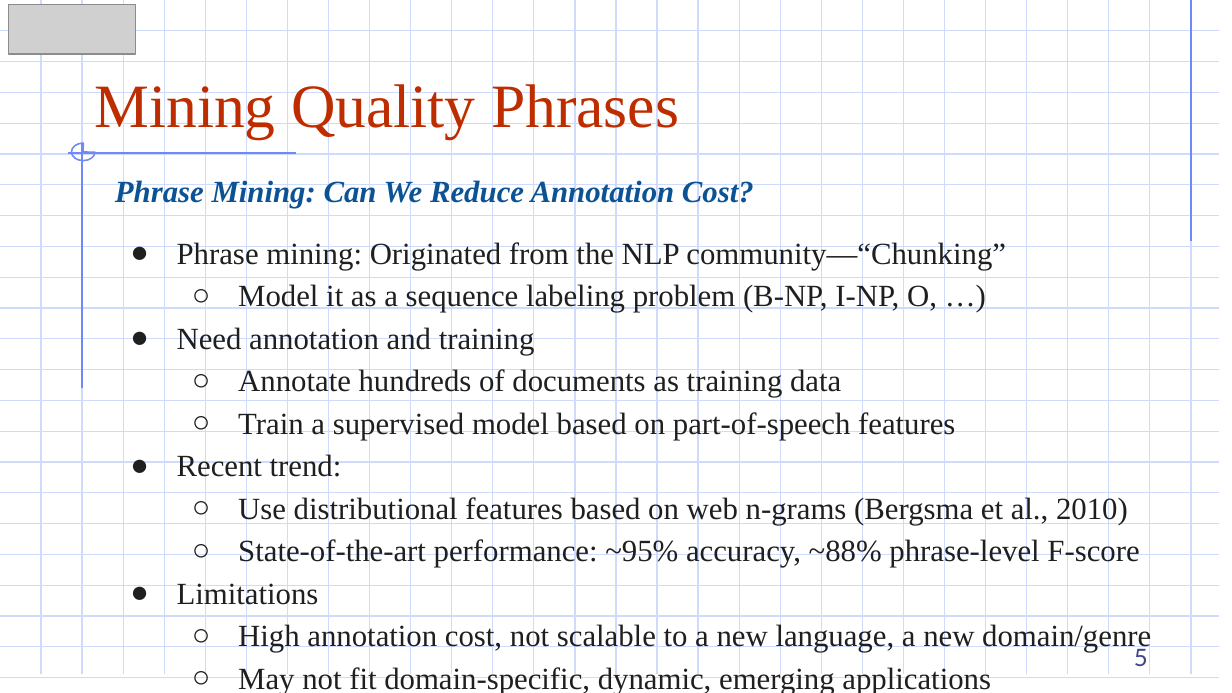
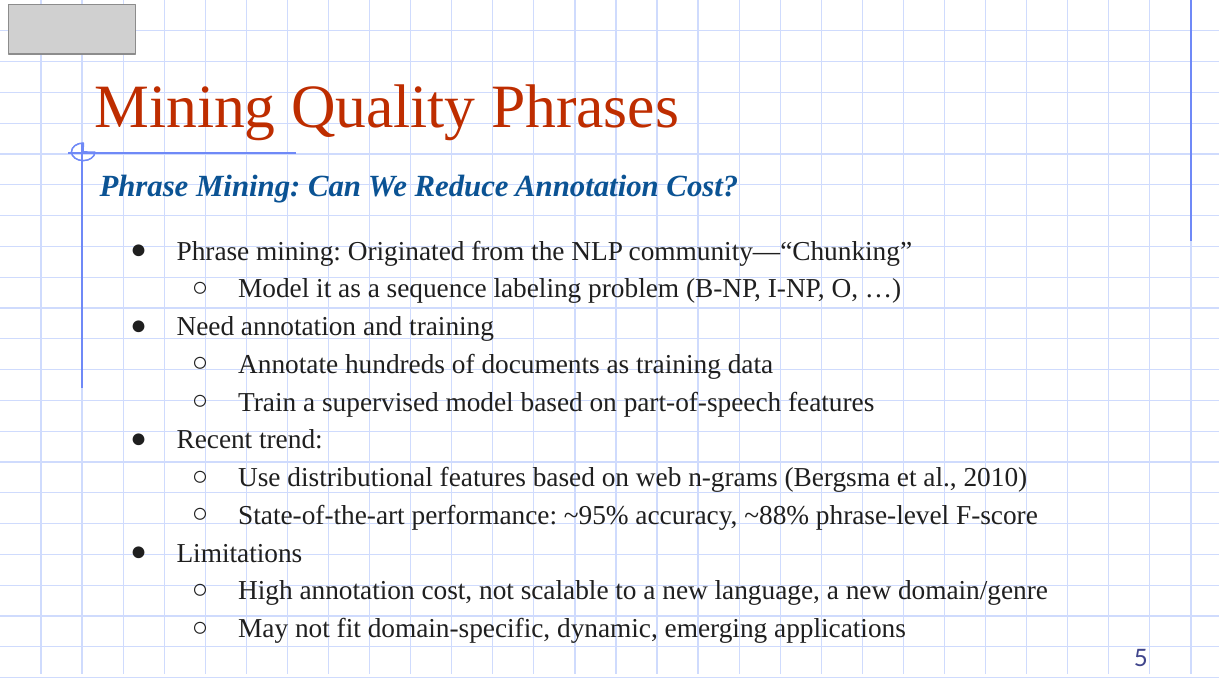
Before and after one commit to DazielNguyen/DBM302m, a slide deck: slide 5 of slides/Chapter 03/3.11 Mining Quality Phrases.pptx. Drawn at 1232x693 pixels with LibreOffice and Linux fonts; fonts in the diff are those of the drawing; grey boxes stand for pictures. Boxes give left, top, right and bottom in pixels: in the first picture for what was removed or moved away, otherwise in the second. Text is boxed around its words. In the diff, an @@ line names an element or a change of style, - is before the commit and + after.

```diff
--- a/slides/Chapter 03/3.11 Mining Quality Phrases.pptx
+++ b/slides/Chapter 03/3.11 Mining Quality Phrases.pptx
@@ text "Phrase Mining: Can We Reduce ..." moved from (x1=115, y1=178, x2=754, y2=208) to (x1=100, y1=172, x2=738, y2=202) @@
@@ text "Phrase mining: Originated from the ..." at (x1=177, y1=239, x2=1048, y2=642): size 18 to 16 pt @@
```
Also in this commit, not shown: 6 other slides changed, 4 other files.
